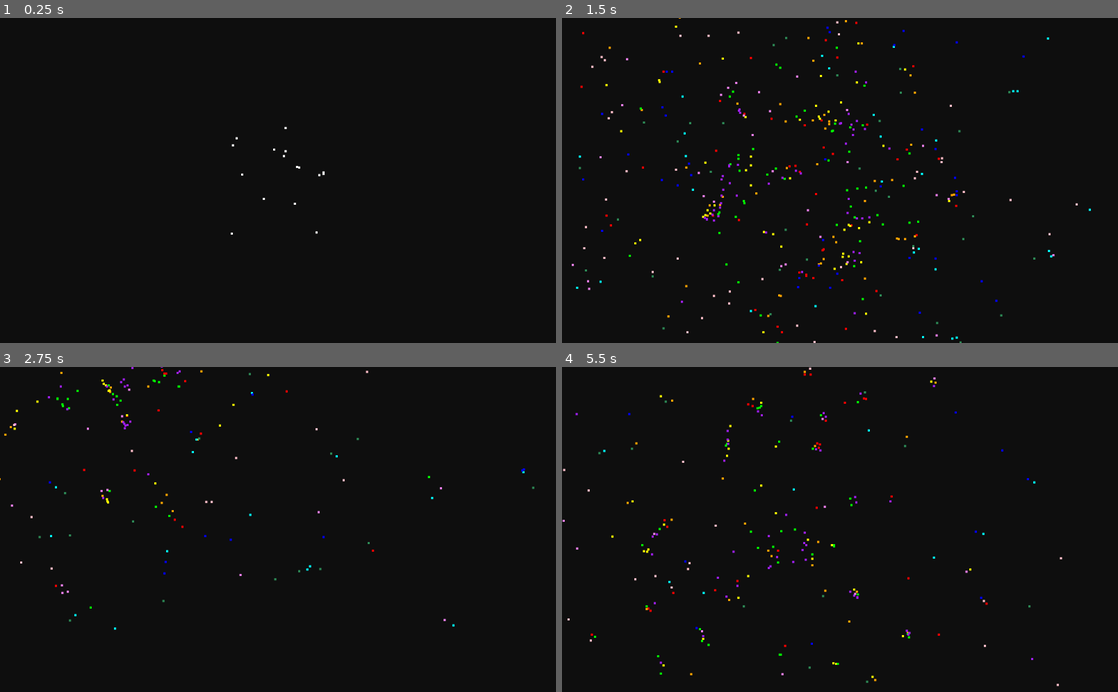
Above: before the commit, frames 1-4 (two rows, left to right).
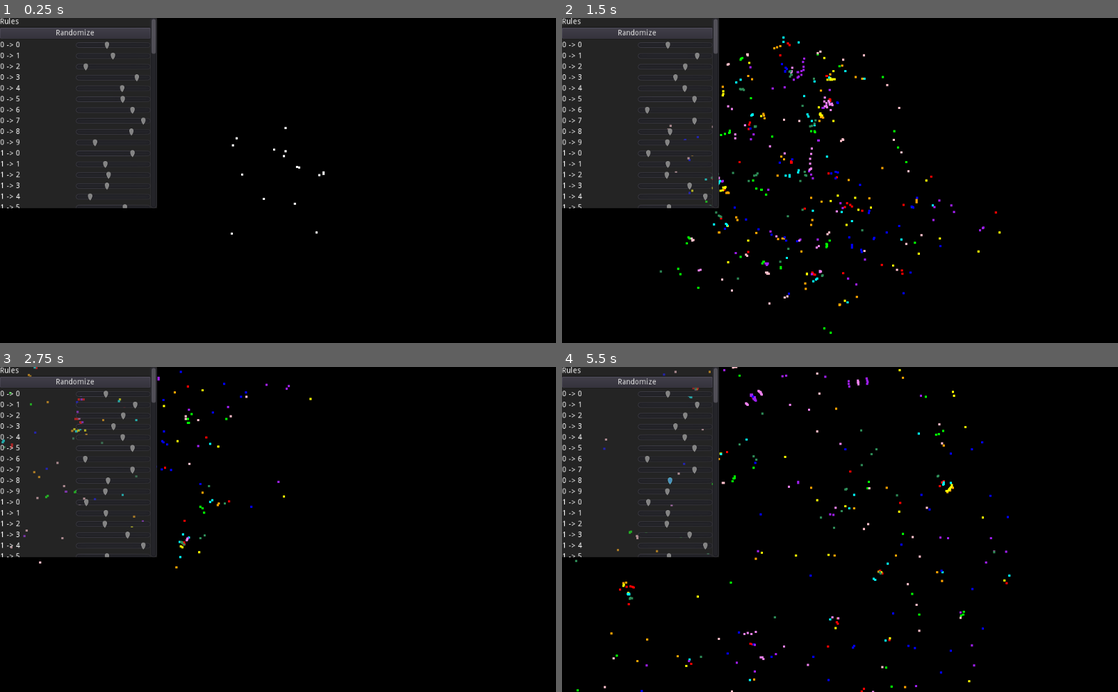
Above: after the commit, the same moments.

Repository: Crimeraaa-S1GMA/ToastersGameOfLife
Game: Godot game, scene res://src/Simulation.tscn
Two runs of this game, one before a commit and one after it. Both use one fixed random seed, a clock stepped at 60 frames per second and the inputs below.
Inputs (mouse positions are in pixels of both pictures, inside the frame that each line leads up to):
- Up to frame 1 (0.25 s): no input
- Up to frame 2 (1.5 s): click (639, 34) at 0.5 s, where only the run after the commit has a clickable "Randomize"; move the mouse to (962, 164) at 1.27 s; hold Right (ui_right) from 1.28 s (still down); tap 0 (0) at 1.35 s
- Up to frame 3 (2.75 s): tap 1 (1) at 1.55, 2.1 s; move the mouse to (166, 545) at 2.02 s; release Right (ui_right) at 2.03 s; hold Down (ui_down) from 2.03 s (still down); tap 2 (2) at 2.3 s
- Up to frame 4 (5.5 s): move the mouse to (895, 458) at 2.77 s; release Down (ui_down) at 2.78 s; hold Right (ui_right) 2.78-3.53 s; tap 2 (2) at 2.85 s; tap 3 (3) at 3.05, 3.6 s; move the mouse to (812, 594) at 3.52 s; hold Up (ui_up) 3.53-4.28 s; tap 4 (4) at 3.8, 4.35 s; move the mouse to (1006, 578) at 4.27 s; hold Left (ui_left) from 4.28 s (still down); tap 5 (5) at 4.55, 5.1 s; tap Space (pause) at 4.9 s; move the mouse to (673, 480) at 5.02 s; tap 6 (6) at 5.3 s

The runs differ from the first frame. In frame 1, 4.8% of the frame differs, in the area x 0-29%, y 0-59%; in frame 2, 7.4%, in the area x 0-96%, y 0-100%; in frame 3, 5.6%; in frame 4, 6.4%.

Commit message:
add settings

Diff:
--- a/default_env.tres
+++ b/default_env.tres
@@ -3,5 +3,4 @@
 [sub_resource type="ProceduralSky" id=1]
 
 [resource]
-background_mode = 1
 background_sky = SubResource( 1 )
--- a/project.godot
+++ b/project.godot
@@ -33,6 +33,7 @@
 [autoload]
 
 SimulationManager="*res://src/SimulationManager.tscn"
+SimulationSettings="*res://src/SimulationSettings.tscn"
 
 [display]
 
@@ -149,5 +150,5 @@
 
 [rendering]
 
-environment/default_clear_color=Color( 0.0588235, 0.0588235, 0.0588235, 1 )
+environment/default_clear_color=Color( 0, 0, 0, 1 )
 environment/default_environment="res://default_env.tres"
--- a/src/Camera2D.gd
+++ b/src/Camera2D.gd
@@ -1,13 +1,6 @@
 extends Camera2D
 
-var speed : float = 50.0
+var speed : float = 500.0
 
 func _process(delta):
-	if Input.is_action_pressed("ui_right"):
-		translate(Vector2.RIGHT * speed * delta)
-	if Input.is_action_pressed("ui_left"):
-		translate(Vector2.LEFT * speed * delta)
-	if Input.is_action_pressed("ui_up"):
-		translate(Vector2.UP * speed * delta)
-	if Input.is_action_pressed("ui_down"):
-		translate(Vector2.DOWN * speed * delta)
+	translate(Input.get_vector("ui_left", "ui_right", "ui_up", "ui_down") * speed * delta)
--- a/src/Particle.gd
+++ b/src/Particle.gd
@@ -25,7 +25,7 @@
 			if i.get_parent() != self:
 				velocity += get_force(i.position, i.type)
 
-		velocity *= 0.6
+		velocity *= SimulationManager.friction
 
 func get_force(to : Vector2, foreign_type : int) -> Vector2:
 	var direction : Vector2 = (to - position).normalized()
@@ -34,7 +34,8 @@
 
 	var force : float = 0
 
-	force += min(((distance * 1.5) - 10), 0)
+	if SimulationManager.repulse_close_particles:
+		force += min(((distance * 1.5) - 10), 0)
 
 	force += max((abs(distance - 30) * -1) + 15, 0) * SimulationManager.rules[type][foreign_type]
 
--- a/src/Particle3D.gd
+++ b/src/Particle3D.gd
@@ -26,7 +26,7 @@
 			if i.get_parent() != self:
 				velocity += get_force(i.translation, i.type)
 
-		velocity *= 0.6
+		velocity *= SimulationManager.friction
 
 func get_force(to : Vector3, foreign_type : int) -> Vector3:
 	var direction : Vector3 = (to - translation).normalized()
@@ -35,7 +35,8 @@
 
 	var force : float = 0
 
-	force += min(((distance * 1.5) - 25), 0)
+	if SimulationManager.repulse_close_particles:
+		force += min(((distance * 1.5) - 25), 0)
 
 	force += max((abs(distance - 30) * -1) + 17, 0) * SimulationManager.rules[type][foreign_type]
 
--- /dev/null
+++ b/src/RuleSetting.gd
@@ -0,0 +1,25 @@
+extends HBoxContainer
+
+var from : int = 0
+var to : int = 0
+
+onready var label : Label = $Label
+onready var slider : HSlider = $HSlider
+
+func _ready():
+	get_value_from_settings()
+
+	SimulationManager.connect("on_rule_update", self, "get_value_from_settings")
+
+func get_value_from_settings() -> void:
+	slider.value = SimulationManager.rules[from][to]
+
+func _process(delta):
+	label.text = "{from} -> {to}".format({
+		"from" : from,
+		"to" : to
+	})
+
+
+func _on_HSlider_value_changed(value):
+	SimulationManager.rules[from][to] = value
--- /dev/null
+++ b/src/RuleSetting.tscn
@@ -0,0 +1,27 @@
+[gd_scene load_steps=2 format=2]
+
+[ext_resource path="res://src/RuleSetting.gd" type="Script" id=1]
+
+[node name="RuleSetting" type="HBoxContainer"]
+margin_right = 40.0
+margin_bottom = 40.0
+script = ExtResource( 1 )
+
+[node name="Label" type="Label" parent="."]
+margin_top = 13.0
+margin_right = 18.0
+margin_bottom = 27.0
+size_flags_horizontal = 3
+
+[node name="HSlider" type="HSlider" parent="."]
+margin_left = 22.0
+margin_right = 40.0
+margin_bottom = 16.0
+focus_mode = 0
+size_flags_horizontal = 3
+min_value = -10.0
+max_value = 10.0
+step = 0.0
+value = 0.6
+
+[connection signal="value_changed" from="HSlider" to="." method="_on_HSlider_value_changed"]
--- a/src/Simulation.gd
+++ b/src/Simulation.gd
@@ -20,7 +20,6 @@
 			if i % 100 == 0: yield(get_tree(), "idle_frame")
 
 	SimulationManager.started = true
-	Engine.time_scale = 10.0
 
 func _process(delta):
 #	var particle_ins = particle.instance()
@@ -56,8 +55,8 @@
 	if Input.is_action_pressed("pause"):
 		pause = true
 
-	if Input.is_action_pressed("click"):
-		pause = true
+	if Input.is_action_pressed("click") and not get_tree().is_input_handled():
+		get_tree().set_input_as_handled()
 		var particle_ins_draw = particle.instance()
 
 		particle_ins_draw.type = (randi() % SimulationManager.particle_types) if brush_type == 10 else brush_type
--- a/src/SimulationManager.gd
+++ b/src/SimulationManager.gd
@@ -1,4 +1,6 @@
 extends Node2D
+
+signal on_rule_update()
 
 var rules : Dictionary = {
 
@@ -25,6 +27,9 @@
 
 var started : bool = false
 
+var friction : float = 0.6
+var repulse_close_particles : bool = true
+
 func _ready():
 	randomize()
 
@@ -39,3 +44,5 @@
 	for rule_1 in range(particle_types):
 		for rule_2 in range(particle_types):
 			rules[rule_1][rule_2] = rand_range(-3.0, -1.0) if rule_1 == rule_2 else rand_range(-10.0, 10.0)
+
+	emit_signal("on_rule_update")
--- a/src/SimulationManager.tscn
+++ b/src/SimulationManager.tscn
@@ -43,5 +43,6 @@
 albedo_color = Color( 0.129412, 0.207843, 0.0784314, 1 )
 
 [node name="SimulationManager" type="Node2D"]
+process_priority = -1
 script = ExtResource( 1 )
 materials = [ SubResource( 1 ), SubResource( 2 ), SubResource( 3 ), SubResource( 4 ), SubResource( 5 ), SubResource( 6 ), SubResource( 7 ), SubResource( 8 ), SubResource( 9 ), SubResource( 10 ) ]
--- /dev/null
+++ b/src/SimulationSettings.gd
@@ -0,0 +1,32 @@
+extends CanvasLayer
+
+onready var rules_list : VBoxContainer = $UI/ScrollContainer/VBoxContainer/RulesList
+
+onready var friction_slider : HSlider = $UI/ScrollContainer/VBoxContainer/Friction/HSlider
+onready var repulse_close_particles_checkbox : CheckBox = $UI/ScrollContainer/VBoxContainer/RepulseCloseParticles
+
+onready var rule_setting : PackedScene = preload("res://src/RuleSetting.tscn")
+
+func _ready():
+	friction_slider.value = SimulationManager.friction
+	repulse_close_particles_checkbox.pressed = SimulationManager.repulse_close_particles
+
+	for i in SimulationManager.rules:
+		for j in SimulationManager.rules[i]:
+			var rule_setting_ins = rule_setting.instance()
+
+			rule_setting_ins.from = i
+			rule_setting_ins.to = j
+
+			rules_list.add_child(rule_setting_ins)
+
+func _on_Rules_Randomize_pressed():
+	SimulationManager.new_rules()
+
+
+func _on_HSlider_value_changed(value):
+	SimulationManager.friction = value
+
+
+func _on_RepulseCloseParticles_pressed():
+	SimulationManager.repulse_close_particles = repulse_close_particles_checkbox.pressed
--- /dev/null
+++ b/src/SimulationSettings.tscn
@@ -0,0 +1,85 @@
+[gd_scene load_steps=2 format=2]
+
+[ext_resource path="res://src/SimulationSettings.gd" type="Script" id=1]
+
+[node name="SimulationSettings" type="CanvasLayer"]
+pause_mode = 2
+script = ExtResource( 1 )
+
+[node name="UI" type="ColorRect" parent="."]
+margin_right = 289.0
+margin_bottom = 351.0
+color = Color( 0.300781, 0.300781, 0.300781, 0.470588 )
+
+[node name="ScrollContainer" type="ScrollContainer" parent="UI"]
+anchor_right = 1.0
+anchor_bottom = 1.0
+
+[node name="VBoxContainer" type="VBoxContainer" parent="UI/ScrollContainer"]
+margin_right = 289.0
+margin_bottom = 116.0
+size_flags_horizontal = 3
+
+[node name="Rules" type="Label" parent="UI/ScrollContainer/VBoxContainer"]
+margin_right = 289.0
+margin_bottom = 14.0
+text = "Rules"
+autowrap = true
+
+[node name="Randomize" type="Button" parent="UI/ScrollContainer/VBoxContainer"]
+margin_top = 18.0
+margin_right = 289.0
+margin_bottom = 38.0
+focus_mode = 0
+text = "Randomize"
+
+[node name="RulesList" type="VBoxContainer" parent="UI/ScrollContainer/VBoxContainer"]
+margin_top = 42.0
+margin_right = 289.0
+margin_bottom = 42.0
+
+[node name="HSeparator1" type="HSeparator" parent="UI/ScrollContainer/VBoxContainer"]
+margin_top = 46.0
+margin_right = 289.0
+margin_bottom = 50.0
+
+[node name="Parameters" type="Label" parent="UI/ScrollContainer/VBoxContainer"]
+margin_top = 54.0
+margin_right = 289.0
+margin_bottom = 68.0
+text = "Parameters"
+autowrap = true
+
+[node name="Friction" type="HBoxContainer" parent="UI/ScrollContainer/VBoxContainer"]
+margin_top = 72.0
+margin_right = 289.0
+margin_bottom = 88.0
+
+[node name="Label" type="Label" parent="UI/ScrollContainer/VBoxContainer/Friction"]
+margin_top = 1.0
+margin_right = 142.0
+margin_bottom = 15.0
+size_flags_horizontal = 3
+text = "Friction"
+
+[node name="HSlider" type="HSlider" parent="UI/ScrollContainer/VBoxContainer/Friction"]
+margin_left = 146.0
+margin_right = 289.0
+margin_bottom = 16.0
+focus_mode = 0
+size_flags_horizontal = 3
+min_value = 0.1
+max_value = 0.95
+step = 0.0
+value = 0.6
+
+[node name="RepulseCloseParticles" type="CheckBox" parent="UI/ScrollContainer/VBoxContainer"]
+margin_top = 92.0
+margin_right = 289.0
+margin_bottom = 116.0
+pressed = true
+text = "Repulse Close Particles"
+
+[connection signal="pressed" from="UI/ScrollContainer/VBoxContainer/Randomize" to="." method="_on_Rules_Randomize_pressed"]
+[connection signal="value_changed" from="UI/ScrollContainer/VBoxContainer/Friction/HSlider" to="." method="_on_HSlider_value_changed"]
+[connection signal="pressed" from="UI/ScrollContainer/VBoxContainer/RepulseCloseParticles" to="." method="_on_RepulseCloseParticles_pressed"]
